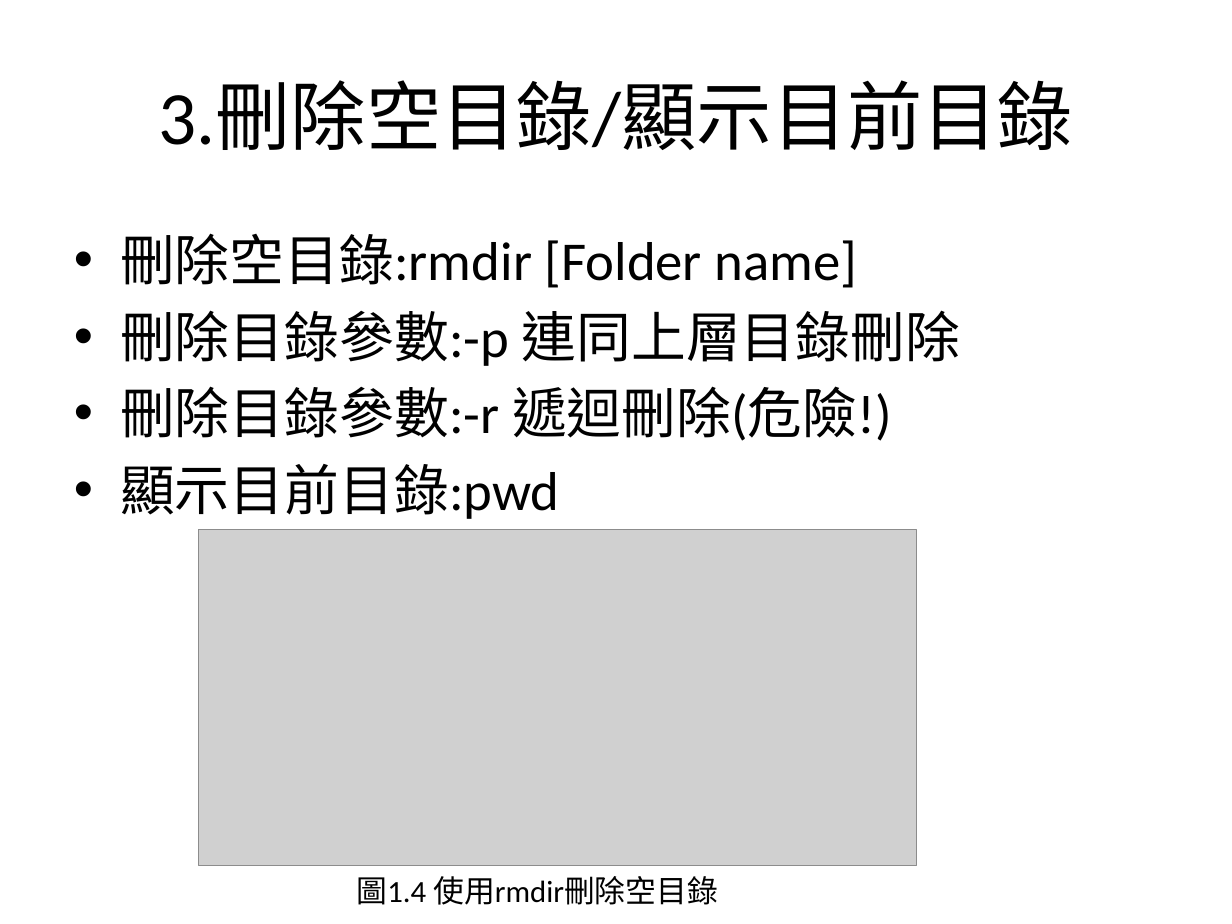
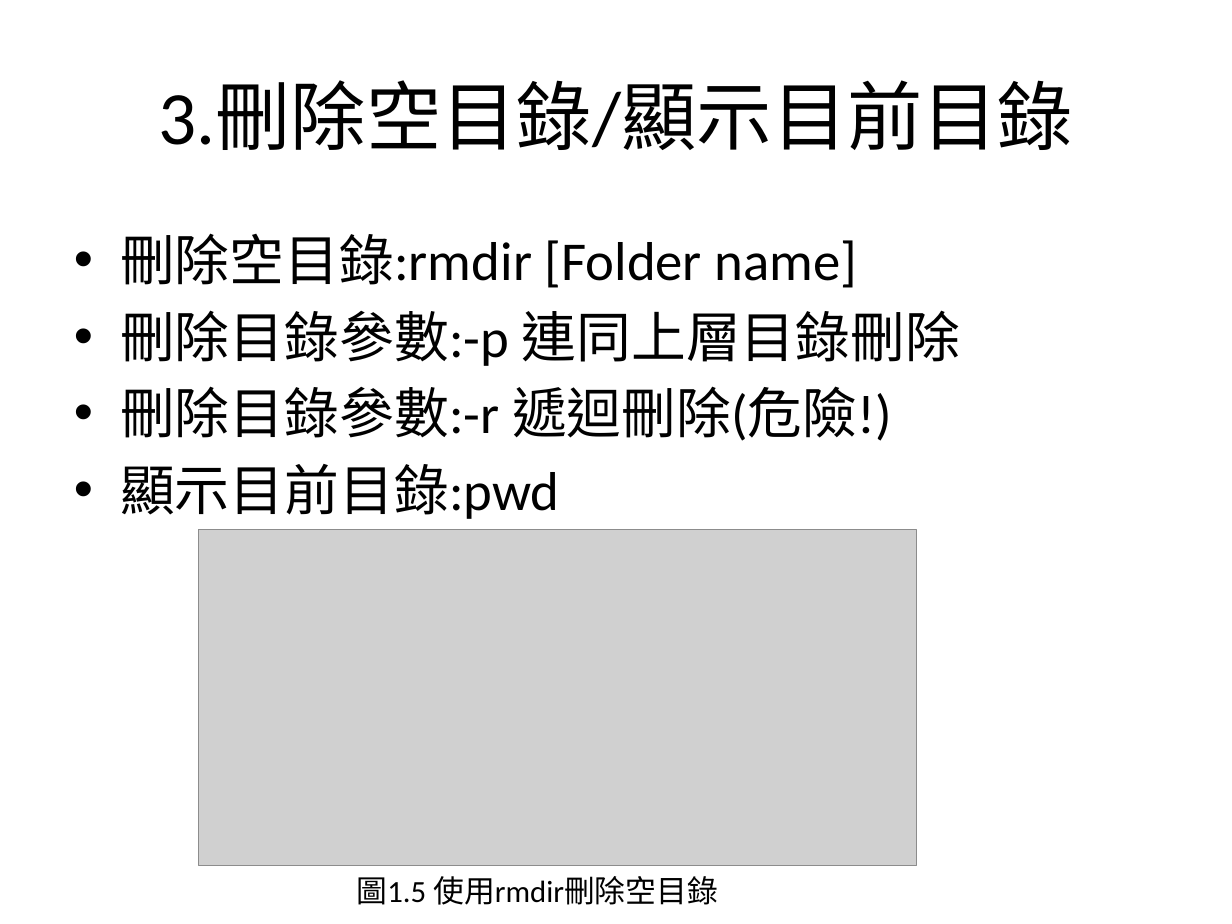
Before and after one commit to charlie11438/note, a slide deck: slide 10 of Linux/Linux_1.pptx (slide 8 before the commit). Drawn at 1232x924 pixels with LibreOffice and Linux fonts; fonts in the diff are those of the drawing; grey boxes stand for pictures. Boxes give left, top, right and bottom in pixels: in the first picture for what was removed or moved away, otherwise in the second. Text is boxed around its words. In the diff, an @@ line names an element or a change of style, - is before the commit and + after.

```diff
--- a/Linux/Linux_1.pptx
+++ b/Linux/Linux_1.pptx
@@ text at [356,876,718,905]: text changed @@
-圖1.4 使用rmdir刪除空目錄
+圖1.5 使用rmdir刪除空目錄
```
Also in this commit, not shown: 9 other slides changed, 5 slides added.
